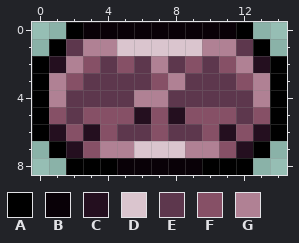
One commit to this pixel-art sprite: Items/Tokens/DarkMatterToken.png. The picture above is the old version.
The file is 30x18 pixels, drawn in blocks of 2x2; one block is one cell here.
Palette (. is transparent): A #000000  B #090107  C #240f1f  D #dac5ce  E #5d374d  F #865066  G #b08194
Pixels before, first column x 0:
0 ..ABBBBBBBBBA..
1 .AEGGDDDDDGGEA.
2 ACGFEFEGEFEFGCA
3 AGFEEEEFGEEEFGA
4 AGEEEEGGEEEEEGA
5 AFEFFFCFCFFFEFA
6 ACFCFEEFEEFCFCA
7 .ACFGGDDDGGFCA.
8 ..AAABBBBBAAA..
After the commit:
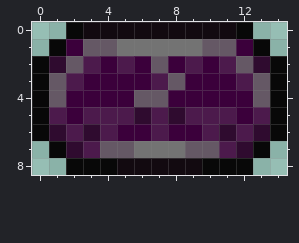
What changed:
{"colour":"A","old":"#000000","new":"#080808"}
{"colour":"B","old":"#090107","new":"#120a10"}
{"colour":"C","old":"#240f1f","new":"#2f0b2f"}
{"colour":"D","old":"#dac5ce","new":"#737373"}
{"colour":"E","old":"#5d374d","new":"#3b003b"}
{"colour":"F","old":"#865066","new":"#4c1a4c"}
{"colour":"G","old":"#b08194","new":"#655865"}
{"label":"changed","picture_box":[32,22,287,175]}
